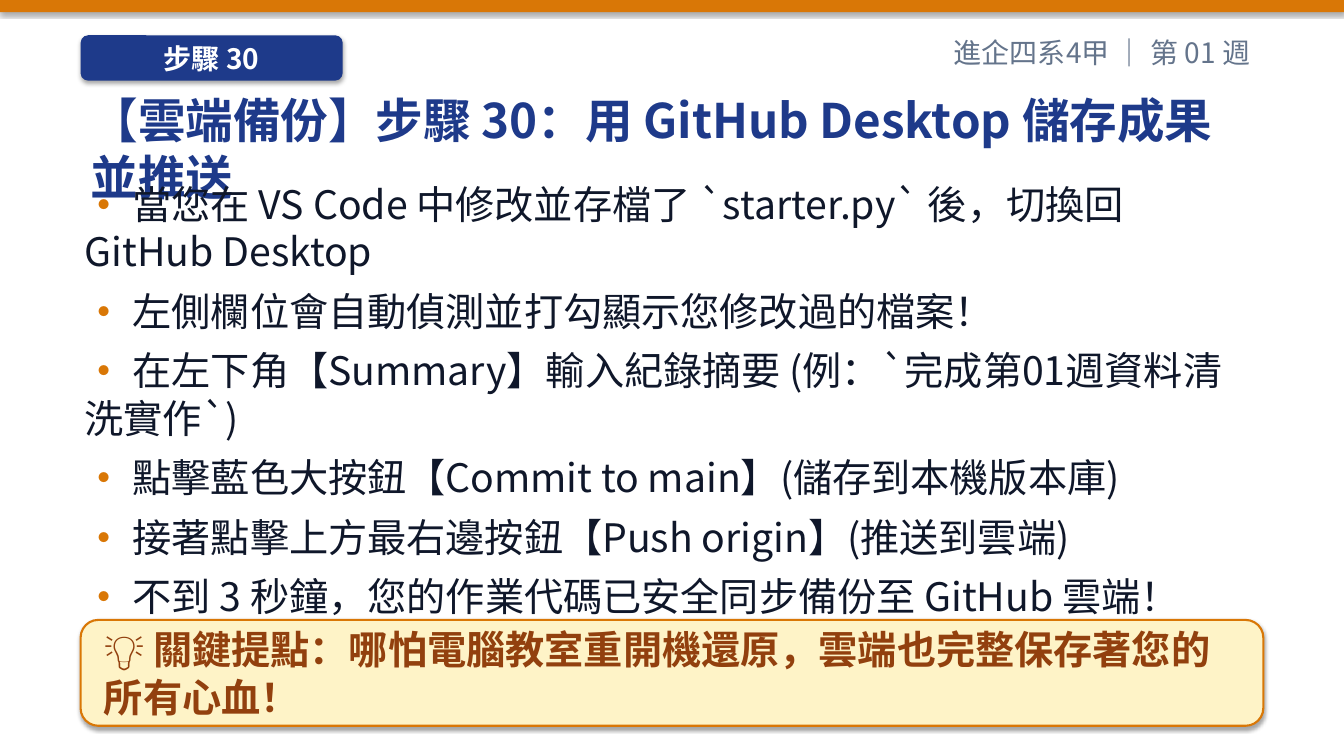
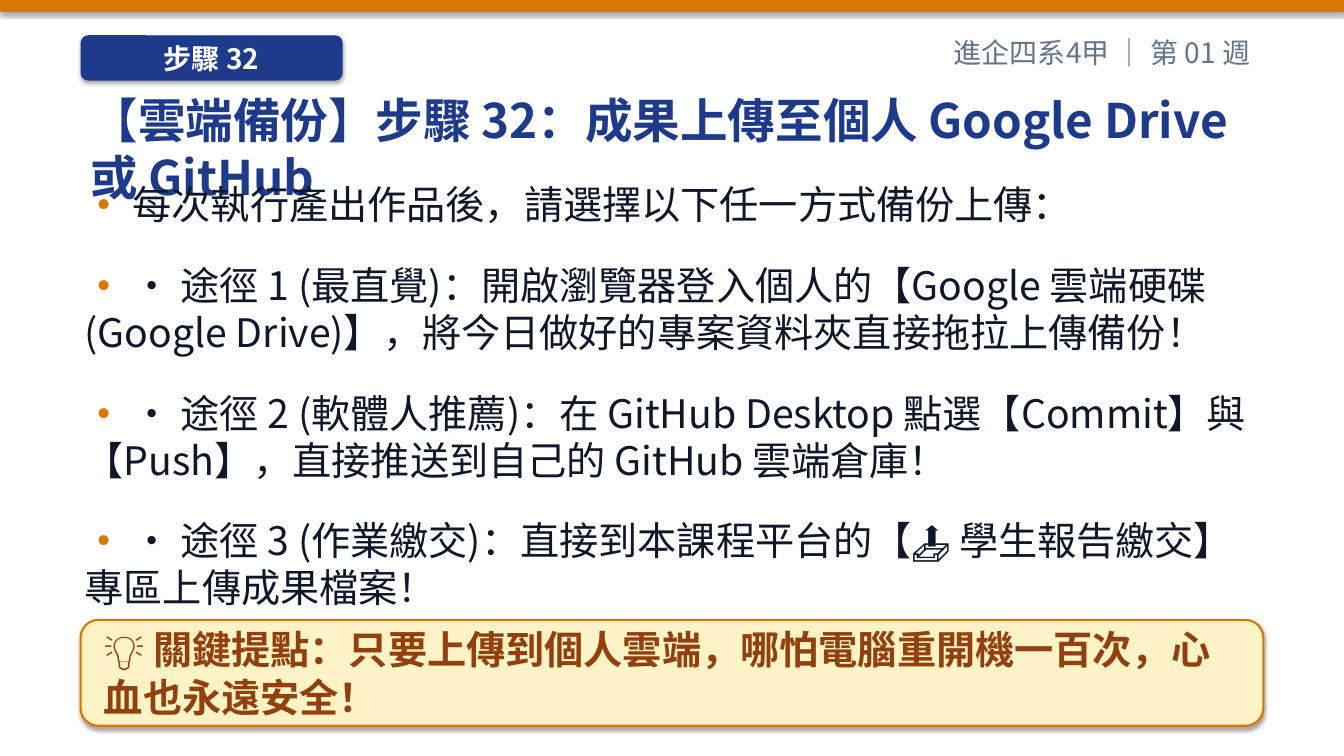
Before and after one commit to h12s12bs/vnu-enterprise-resource-planning, a slide deck: slide 50 of 01_每週教學簡報_PPT/ERP_第01週_課程導論、ERP_概念演進與數位轉型.pptx (slide 48 before the commit). Drawn at 1344x756 pixels with LibreOffice and Linux fonts; fonts in the diff are those of the drawing. Boxes give left, top, right and bottom in pixels: in the first picture for what was removed or moved away, otherwise in the second. Text is boxed around its words. In the diff, an @@ line names an element or a change of style, - is before the commit and + after.

Commit message:
fix: 修復週次選單標題一致性問題，全面移除 VS Code 改用本機 PowerShell CLI 登入與成果雲端備份指引

```diff
--- a/01_每週教學簡報_PPT/ERP_第01週_課程導論、ERP_概念演進與數位轉型.pptx
+++ b/01_每週教學簡報_PPT/ERP_第01週_課程導論、ERP_概念演進與數位轉型.pptx
@@ text in rounded rectangle at [164, 45, 259, 72]: text changed @@
-步驟 30
+步驟 32
@@ text at [91, 97, 1228, 150]: text changed @@
-【雲端備份】步驟 30：用 GitHub Desktop 儲存成果並推送
+【雲端備份】步驟 32：成果上傳至個人 Google Drive 或 GitHub
@@ text at [85, 179, 1246, 606]: text changed @@
-• 當您在 VS Code 中修改並存檔了 `starter.py` 後，切換回 GitHub Desktop
-• 左側欄位會自動偵測並打勾顯示您修改過的檔案！
-• 在左下角【Summary】輸入紀錄摘要 (例：`完成第01週資料清洗實作`)
-• 點擊藍色大按鈕【Commit to main】(儲存到本機版本庫)
-• 接著點擊上方最右邊按鈕【Push origin】(推送到雲端)
-• 不到 3 秒鐘，您的作業代碼已安全同步備份至 GitHub 雲端！
+• 每次執行產出作品後，請選擇以下任一方式備份上傳：
+• • 途徑 1 (最直覺)：開啟瀏覽器登入個人的【Google 雲端硬碟 (Google Drive)】，將今日做好的專案資料夾直接拖拉上傳備份！
+• • 途徑 2 (軟體人推薦)：在 GitHub Desktop 點選【Commit】與【Push】，直接推送到自己的 GitHub 雲端倉庫！
+• • 途徑 3 (作業繳交)：直接到本課程平台的【📤 學生報告繳交】專區上傳成果檔案！
@@ text in rounded rectangle at [104, 630, 1210, 716]: text changed @@
-💡 關鍵提點：哪怕電腦教室重開機還原，雲端也完整保存著您的所有心血！
+💡 關鍵提點：只要上傳到個人雲端，哪怕電腦重開機一百次，心血也永遠安全！
```
Also in this commit, not shown: 10 other slides changed, 5 slides added, 2 slides removed, 25 other files.
